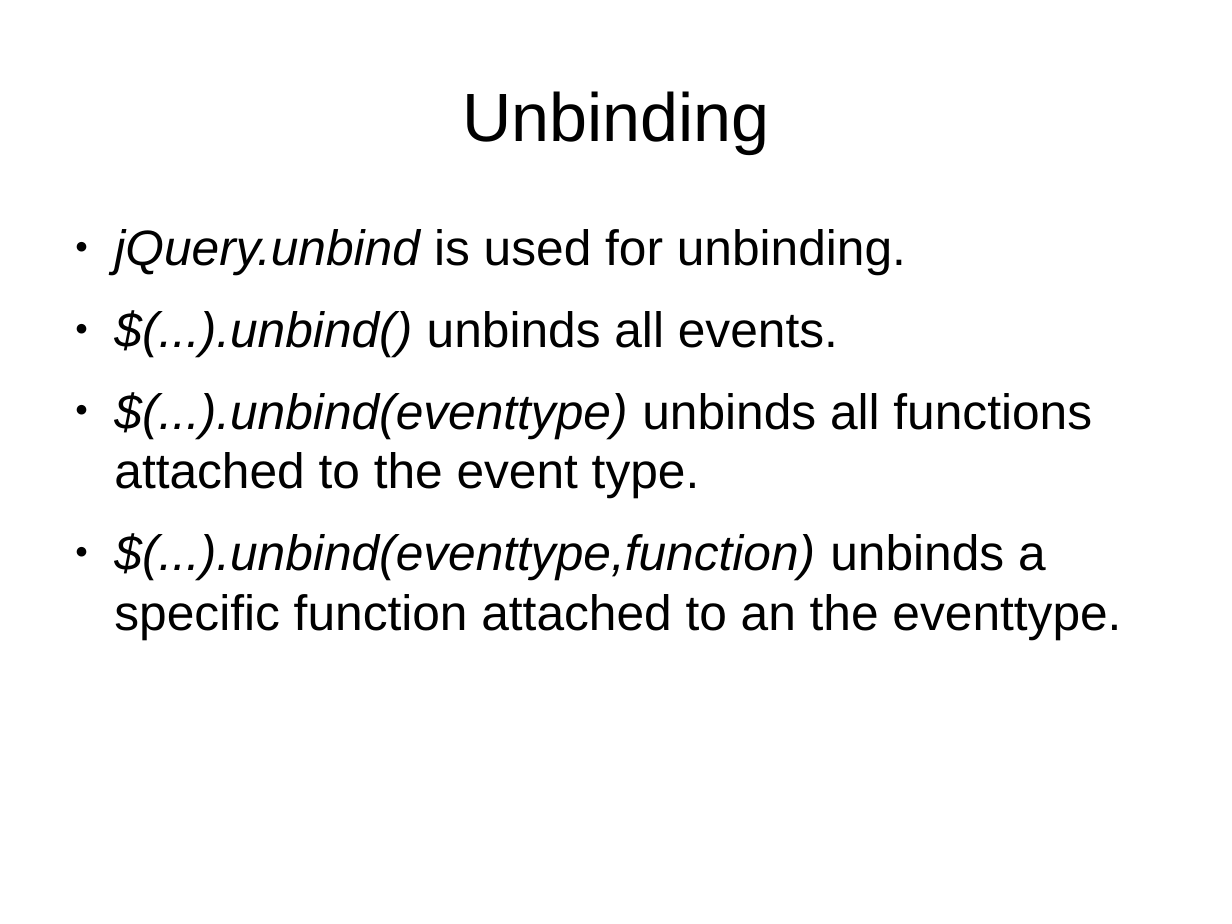
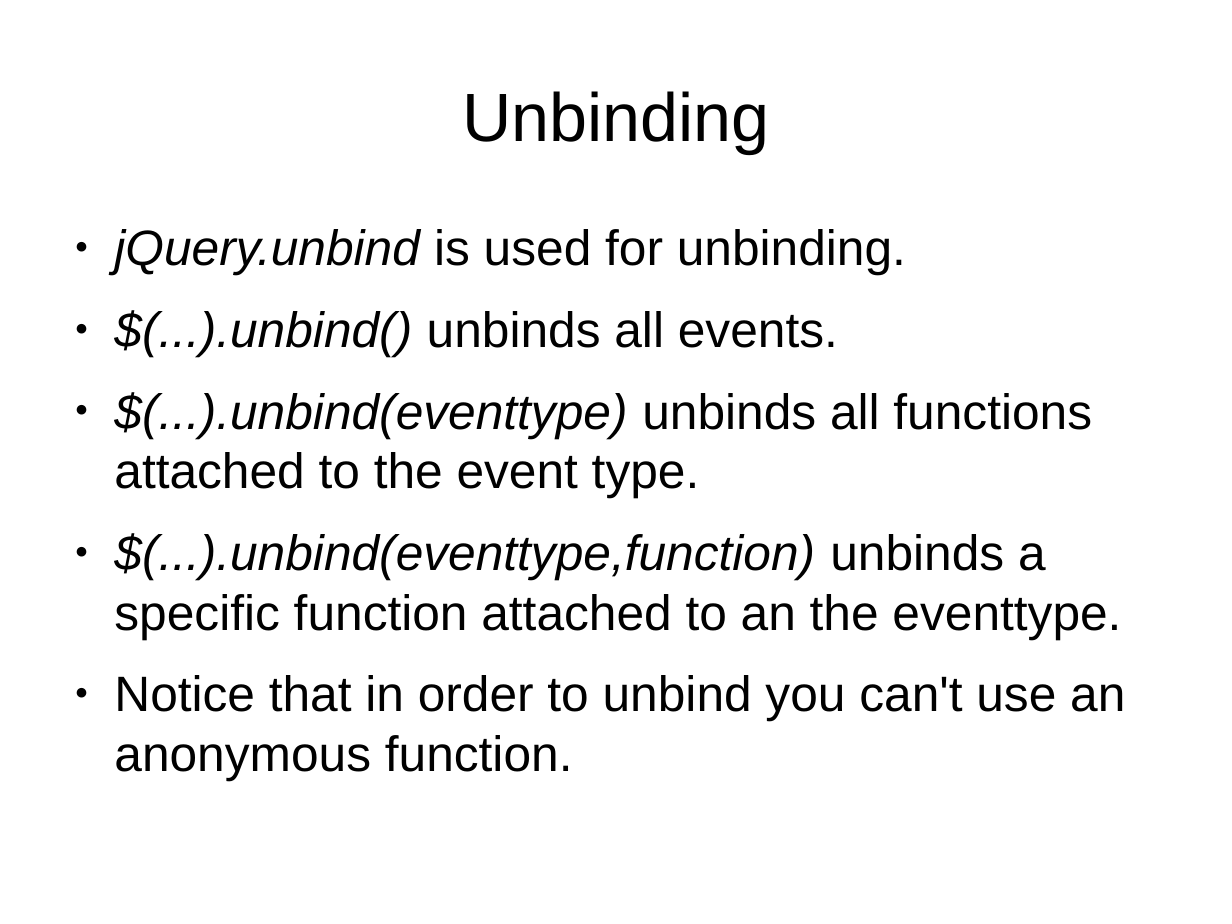
Before and after one commit to veltzer/demos, a slide deck: slide 44 of javascript/jquery/doc/jquery.odp (slide 43 before the commit). Drawn at 1232x924 pixels with LibreOffice and Linux fonts; fonts in the diff are those of the drawing. Boxes give left, top, right and bottom in pixels: in the first picture for what was removed or moved away, otherwise in the second. Text is boxed around its words. In the diff, an @@ line names an element or a change of style, - is before the commit and + after.

```diff
--- a/javascript/jquery/doc/jquery.odp
+++ b/javascript/jquery/doc/jquery.odp
@@ text at (114,675,1125,780): paragraph added @@
+● Notice that in order to unbind you can't use an anonymous function.
```
Also in this commit, not shown: 1 other slide changed, 8 slides added, 3 other files.
